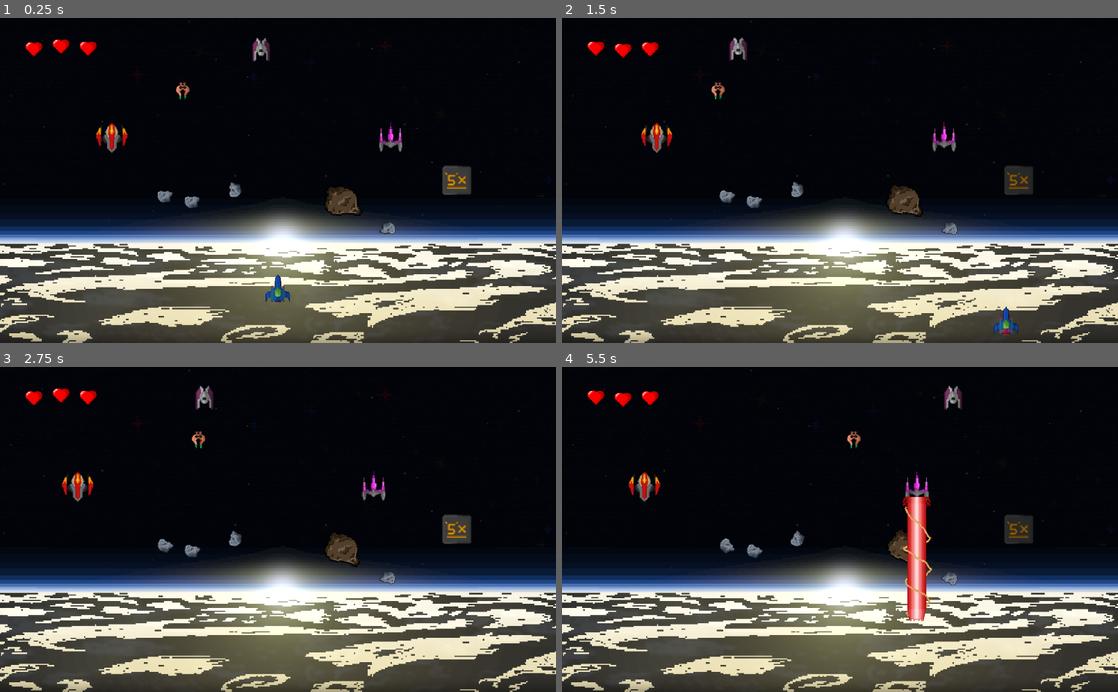
Above: before the commit, frames 1-4 (two rows, left to right).
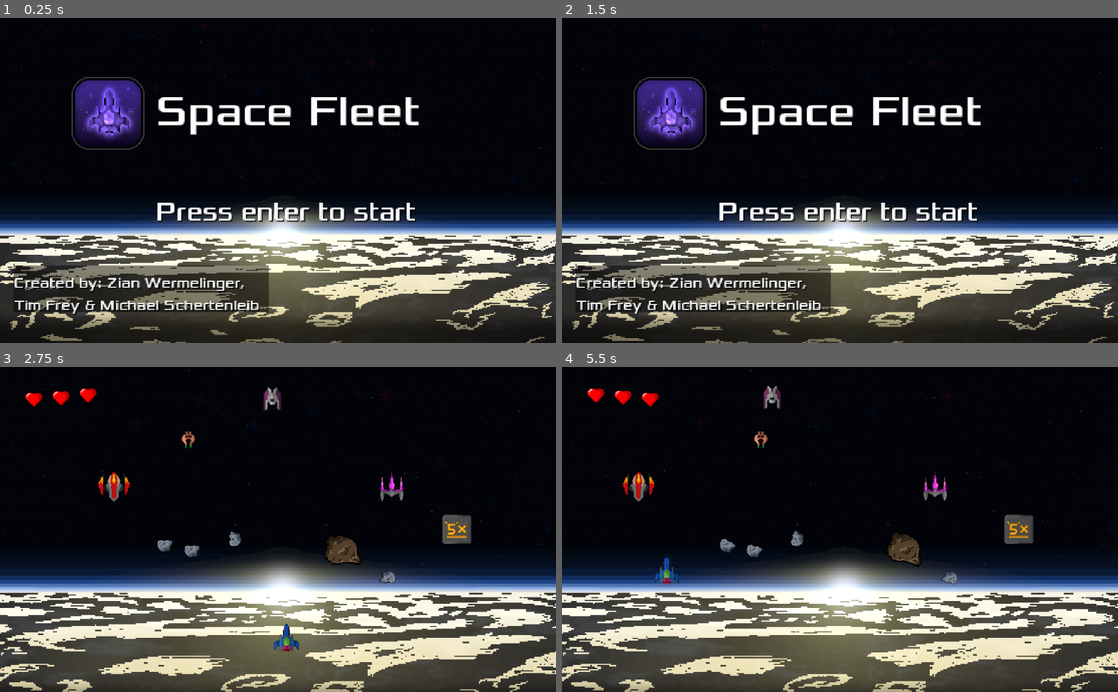
Above: after the commit, the same moments.

Repository: timmmmmb/Brackeys-Game-Jam-2021.1
Game: Godot game, scene res://scenes/Menu.tscn
The game is run twice, just before and just after one commit, with the same random seed, the same clock (stepped at 60 frames per second) and the same inputs. Before the commit the project starts from res://scenes/levels/Level.tscn.
Inputs:
- Up to frame 1 (0.25 s): no input
- Up to frame 2 (1.5 s): tap Enter (ui_accept) at 0.5, 0.6, 0.77, 1.07, 1.25 s; hold D (right) 0.53-1.28 s; hold S (down) from 1.28 s (still down); tap Space (shoot) at 1.35 s
- Up to frame 3 (2.75 s): tap Enter (ui_accept) at 1.52, 1.55, 1.82, 2.1 s; release S (down) at 2.03 s; hold D (right) from 2.03 s (still down)
- Up to frame 4 (5.5 s): release D (right) at 2.78 s; hold W (up) 2.78-3.53 s; tap Space (shoot) at 2.85, 4.35 s; tap Enter (ui_accept) at 3.02, 3.05, 3.32, 3.6, 3.77, 4.07, 4.52, 4.55, 4.82, 5.1 s; hold A (left) 3.53-5.03 s; hold S (down) from 5.03 s (still down)

The runs differ from the first frame. In frame 1, 36% of the frame differs, in the area x 0-100%, y 0-100%; in frame 2, 36%; in frame 3, 2.1%; in frame 4, 3.5%.

Commit message:
added a menu to the game

Diff:
--- /dev/null
+++ b/assets/font/font12pt.tres
@@ -0,0 +1,7 @@
+[gd_resource type="DynamicFont" load_steps=2 format=2]
+
+[ext_resource path="res://assets/font/Xolonium-Regular.ttf" type="DynamicFontData" id=1]
+
+[resource]
+size = 12
+font_data = ExtResource( 1 )
--- /dev/null
+++ b/assets/font/font22pt.tres
@@ -0,0 +1,7 @@
+[gd_resource type="DynamicFont" load_steps=2 format=2]
+
+[ext_resource path="res://assets/font/Xolonium-Regular.ttf" type="DynamicFontData" id=1]
+
+[resource]
+size = 22
+font_data = ExtResource( 1 )
--- /dev/null
+++ b/assets/font/font36pt.tres
@@ -0,0 +1,7 @@
+[gd_resource type="DynamicFont" load_steps=2 format=2]
+
+[ext_resource path="res://assets/font/Xolonium-Regular.ttf" type="DynamicFontData" id=1]
+
+[resource]
+size = 36
+font_data = ExtResource( 1 )
--- /dev/null
+++ b/assets/font/font48pt.tres
@@ -0,0 +1,7 @@
+[gd_resource type="DynamicFont" load_steps=2 format=2]
+
+[ext_resource path="res://assets/fonts/Xolonium-Regular.ttf" type="DynamicFontData" id=1]
+
+[resource]
+size = 48
+font_data = ExtResource( 1 )
--- a/project.godot
+++ b/project.godot
@@ -27,7 +27,7 @@
 [application]
 
 config/name="Brackeys-Game-Jam-2021.1"
-run/main_scene="res://scenes/levels/Level.tscn"
+run/main_scene="res://scenes/Menu.tscn"
 config/icon="res://assets/images/icon - spaceship.png"
 
 [display]
--- /dev/null
+++ b/scenes/Menu.gd
@@ -0,0 +1,12 @@
+extends Node2D
+
+func _ready():
+	AudioServer.set_bus_volume_db(AudioServer.get_bus_index("Master"), -5)
+
+
+func _process(_delta):
+	var accept = Input.is_action_just_pressed("ui_accept")
+	if accept:
+		$Enter.play()
+		yield($Enter, "finished")
+		get_tree().change_scene("res://scenes/levels/Level.tscn")
--- /dev/null
+++ b/scenes/Menu.tscn
@@ -0,0 +1,96 @@
+[gd_scene load_steps=9 format=2]
+
+[ext_resource path="res://assets/images/backgrounds/planet-horizon.png" type="Texture" id=1]
+[ext_resource path="res://scenes/Menu.gd" type="Script" id=2]
+[ext_resource path="res://assets/font/font36pt.tres" type="DynamicFont" id=3]
+[ext_resource path="res://assets/font/font12pt.tres" type="DynamicFont" id=4]
+[ext_resource path="res://assets/font/font22pt.tres" type="DynamicFont" id=5]
+[ext_resource path="res://assets/images/icon - spaceship.png" type="Texture" id=6]
+[ext_resource path="res://assets/sounds/effects/Confirm.wav" type="AudioStream" id=7]
+
+[sub_resource type="Animation" id=1]
+resource_name = "Blink"
+loop = true
+tracks/0/type = "value"
+tracks/0/path = NodePath("EnterLabel:visible")
+tracks/0/interp = 1
+tracks/0/loop_wrap = true
+tracks/0/imported = false
+tracks/0/enabled = true
+tracks/0/keys = {
+"times": PoolRealArray( 0, 0.5, 1 ),
+"transitions": PoolRealArray( 1, 1, 1 ),
+"update": 1,
+"values": [ true, false, true ]
+}
+
+[node name="Menu" type="Node2D"]
+script = ExtResource( 2 )
+
+[node name="planet-horizon" type="Sprite" parent="."]
+texture = ExtResource( 1 )
+
+[node name="Camera2D" type="Camera2D" parent="."]
+current = true
+zoom = Vector2( 0.46, 0.46 )
+
+[node name="icon - spaceship" type="Sprite" parent="."]
+position = Vector2( -144, -57 )
+texture = ExtResource( 6 )
+
+[node name="Title" type="Label" parent="."]
+margin_left = -104.0
+margin_top = -81.0
+margin_right = 128.0
+margin_bottom = -37.0
+custom_fonts/font = ExtResource( 3 )
+text = "Space Fleet"
+__meta__ = {
+"_edit_use_anchors_": false
+}
+
+[node name="ColorRect" type="ColorRect" parent="."]
+margin_left = -224.0
+margin_top = 72.0
+margin_right = -8.0
+margin_bottom = 112.0
+color = Color( 0, 0, 0, 0.466667 )
+__meta__ = {
+"_edit_use_anchors_": false
+}
+
+[node name="Credits" type="Label" parent="."]
+margin_left = -224.0
+margin_top = 79.0
+margin_right = -8.0
+margin_bottom = 119.0
+custom_fonts/font = ExtResource( 4 )
+custom_colors/font_color_shadow = Color( 0, 0, 0, 1 )
+text = "Created by: Zian Wermelinger,
+Tim Frey & Michael Schertenleib"
+__meta__ = {
+"_edit_use_anchors_": false
+}
+
+[node name="EnterLabel" type="Label" parent="."]
+margin_left = -104.0
+margin_top = 7.0
+margin_right = 117.0
+margin_bottom = 47.0
+custom_fonts/font = ExtResource( 5 )
+custom_colors/font_color_shadow = Color( 0, 0, 0, 1 )
+text = "Press enter to start"
+align = 1
+valign = 1
+__meta__ = {
+"_edit_use_anchors_": false
+}
+
+[node name="AnimationPlayer" type="AnimationPlayer" parent="."]
+autoplay = "Blink"
+anims/Blink = SubResource( 1 )
+
+[node name="Music" type="AudioStreamPlayer2D" parent="."]
+
+[node name="Enter" type="AudioStreamPlayer2D" parent="."]
+stream = ExtResource( 7 )
--- a/scenes/weapons/BeamWeapon.tscn
+++ b/scenes/weapons/BeamWeapon.tscn
@@ -5,7 +5,6 @@
 
 [node name="BeamWeapon" type="Node2D"]
 script = ExtResource( 2 )
-Projectile = null
 delay = 0.1
 
 [node name="Delay" type="Timer" parent="."]
Binary file added: assets/font/Xolonium-Regular.ttf
Not shown, added: assets/sounds/effects/Confirm.wav.import
Not shown, added: assets/sounds/effects/Confirm.wav
